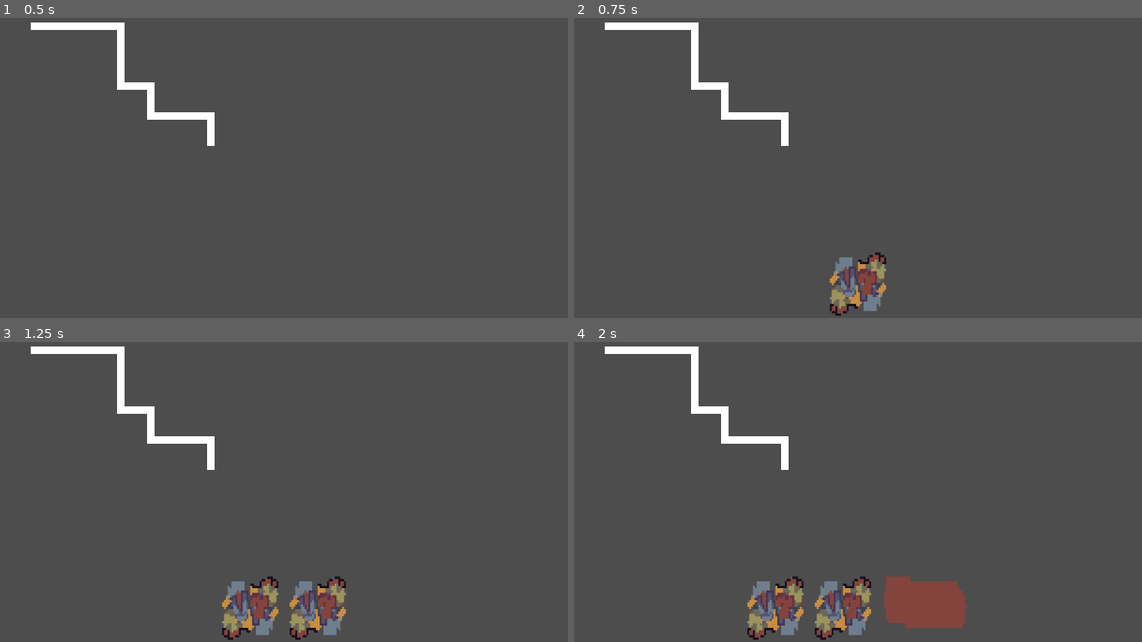
Above: before the commit, frames 1-4 (two rows, left to right).
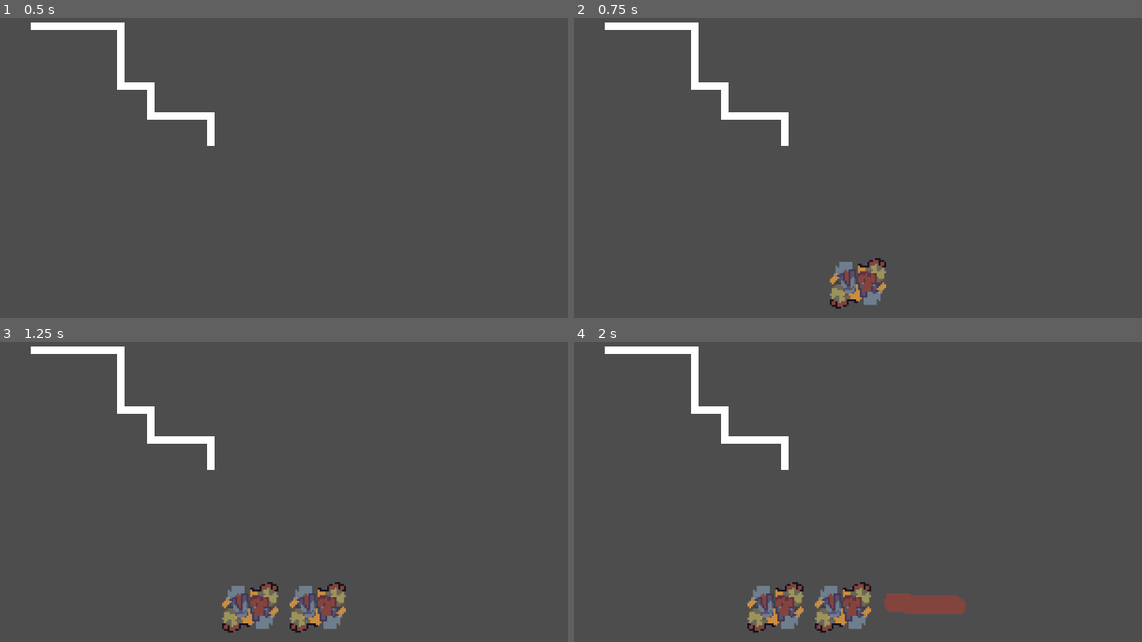
Above: after the commit, the same moments.

Repository: Gunturadhtya/GIMJAM-2026
Game: Godot game, scene res://Scene/Prototype/PrototypeScene.tscn
Two runs of this game, one before a commit and one after it. Both use one fixed random seed, a clock stepped at 60 frames per second and the inputs below. The engine's default icon, where the game draws it, is replaced by a stand-in: a white triangle on a blue panel in a dark square.
Inputs (mouse positions are in pixels of both pictures, inside the frame that each line leads up to):
- Up to frame 1 (0.5 s): no input
- Up to frame 2 (0.75 s): tap Enter (ui_accept) at 0.5 s; move the mouse to (994, 132) at 0.52 s; hold Right mouse button (place_item) from 0.53 s (still down); click (994, 132) at 0.67 s
- Up to frame 3 (1.25 s): keep holding Right mouse button (place_item); tap Enter (ui_accept) at 0.77 s
- Up to frame 4 (2 s): release Right mouse button (place_item) at 1.25 s; tap Enter (ui_accept) at 1.25 s; drag from (823, 606) to (829, 540) at 1.27 s

Frame 1 is identical in both runs. In frame 2, 0.7% of the frame differs, in the area x 45-55%, y 78-100%; in frame 3, 1.5%; in frame 4, 2.8%, in the area x 30-70%, y 78-100%.

Commit message:
fix: fix ugly texture

Diff:
--- a/Scene/UI/InventorySlot.tscn
+++ b/Scene/UI/InventorySlot.tscn
@@ -5,10 +5,7 @@
 [sub_resource type="StyleBoxEmpty" id="StyleBoxEmpty_ce5md"]
 
 [node name="InventorySlot" type="PanelContainer"]
+custom_minimum_size = Vector2(16, 16)
 mouse_default_cursor_shape = 6
 theme_override_styles/panel = SubResource("StyleBoxEmpty_ce5md")
 script = ExtResource("1_ce5md")
-
-[node name="TextureRect" type="TextureRect" parent="."]
-layout_mode = 2
-stretch_mode = 2
--- a/Scripts/UI/InventorySlot.gd
+++ b/Scripts/UI/InventorySlot.gd
@@ -6,6 +6,8 @@
 func setup(data: TrashShape):
 	item_data = data
 	icon = TextureRect.new()
+	icon.expand_mode = icon.EXPAND_KEEP_SIZE
+	icon.stretch_mode = icon.STRETCH_KEEP_ASPECT_CENTERED
 	add_child(icon)
 	icon.texture = item_data.texture
 
